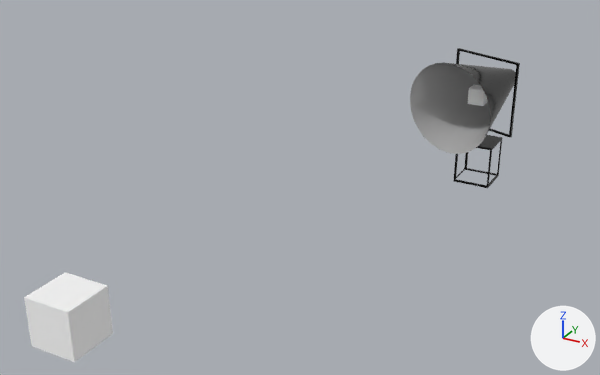
The glTF model docs/fluesterkonus.glb: old version first, new version second.
Camera for both pictures: a camera (50 mm lens) standing at (5.78, -20.44, 8.8) and looking at (-1.4, -7.39, 2.27). The axes (+X, +Y, +Z) are drawn at lower right. The lights are the same throughout. Where no turn or scale is listed for an object, it has been applied to the vertices.

Objects in the first picture: 'Cube.001', 'campos', 'frame.001', 'horn.002', 'lookat'.
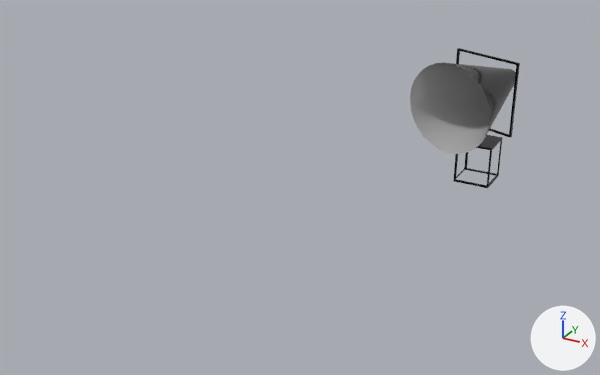
Location of each change, [x1, y1, x2, y2] in pixels of the pictures (600 x 375 px):
'campos', deleted
    before: [24, 272, 113, 362]
'lookat', deleted
    before: [467, 85, 488, 106]

The change, as a diff of the scene's bpy script:
```diff
--- a/docs/fluesterkonus.glb.py
+++ b/docs/fluesterkonus.glb.py
@@ ob_lookat @@
-ob_lookat = bpy.data.objects.new('lookat', me_cube_004)
-ob_lookat.location = (0.0, -0.6, 2.5)
@@ ob_campos @@
-ob_campos = bpy.data.objects.new('campos', me_cube_005)
-ob_campos.location = (0.0, -15.0, 4.0)
```
